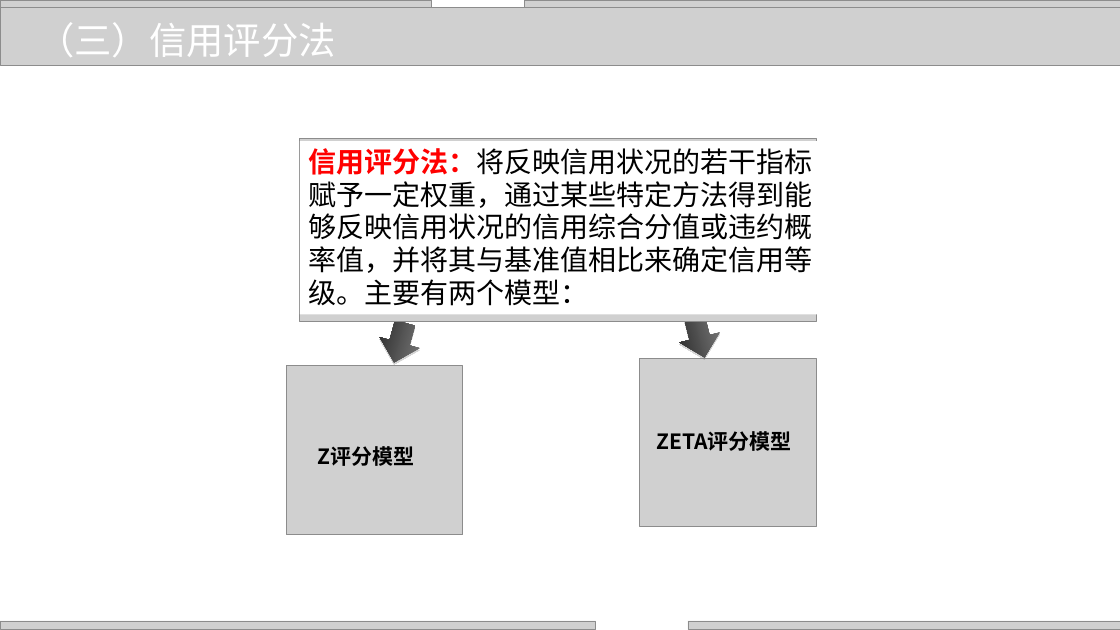
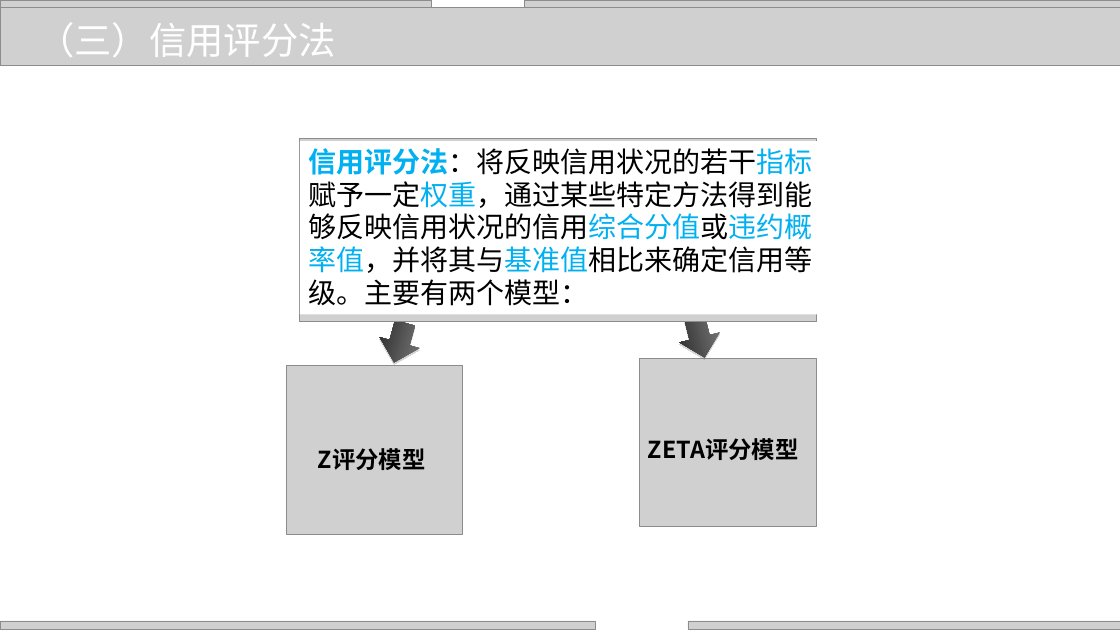
Before and after one commit to zhangjianzhang/internet_credit, a slide deck: slide 9 of files/slides/lecture_6.pptx. Drawn at 1120x630 pixels with LibreOffice and Linux fonts; fonts in the diff are those of the drawing; grey boxes stand for pictures; background and template pictures are left out. Boxes give left, top, right and bottom in pixels: in the first picture for what was removed or moved away, otherwise in the second. Text is boxed around its words. In the diff, an @@ line names an element or a change of style, - is before the commit and + after.

```diff
--- a/files/slides/lecture_6.pptx
+++ b/files/slides/lecture_6.pptx
@@ rectangle "信用评分法：将反映信用状况的若干指标赋予一定权重，通过某些特定方法得到能够反映信用状况的信用综合分值或违约概率值，并将其 ..." at (300,141,826,314): text colour #FF0000 to #00B0F0, text colour #FF0000 to #000000, text colour #000000 to #00B0F0, bold off in "信用评分法：将反映信用状况的若干指标赋予一定权重，通过某些特定方法得到能够反映信用状况的信用综合分值或违约概率值，并将其 ..." @@
@@ text "ZETA评分模型": place and size @@
-text "ZETA评分模型" at (656,431,791,451)
+text "ZETA评分模型" at (648,438,799,460)
@@ text "ZETA评分模型" at (648,438,799,460): size 18 to 20 pt @@
@@ text "Z评分模型" at (318,448,426,470): size 18 to 20 pt @@
```
Also in this commit, not shown: 19 other slides changed, 11 other files.
